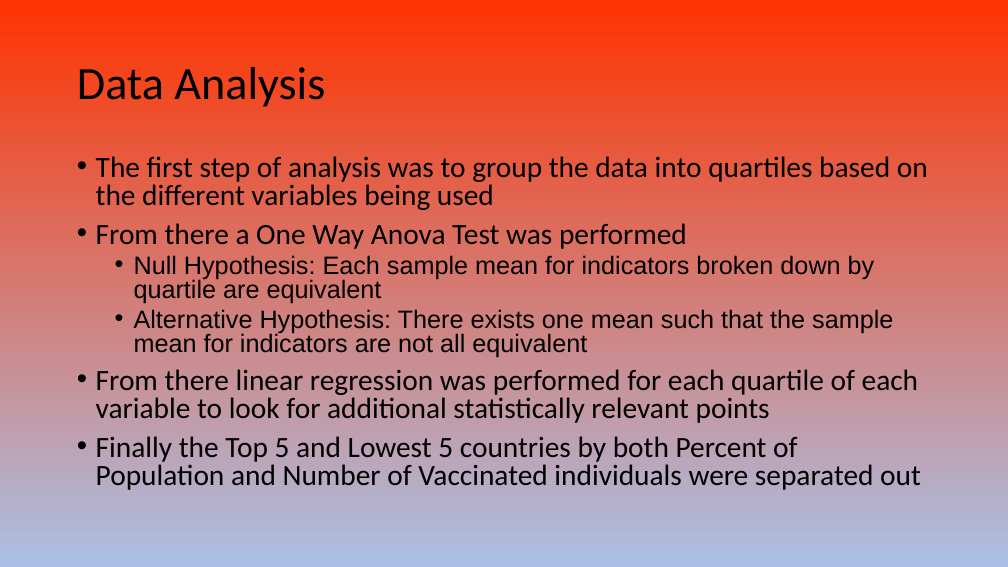
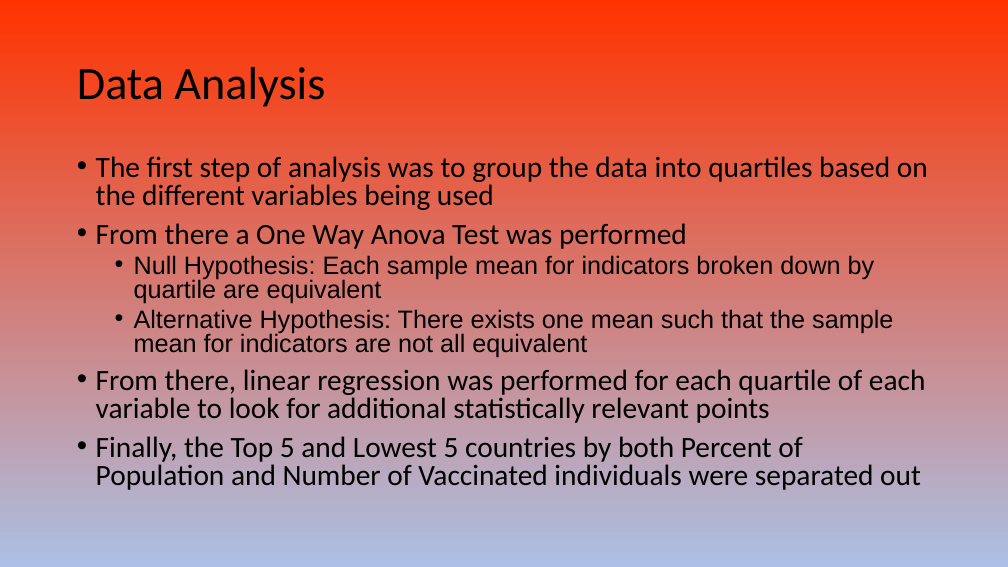
Before and after one commit to AJB-hub/Covid19_Vaccination_Progress, a slide deck: slide 8 of Covid 19 Presentation.pptx. Drawn at 1008x567 pixels with LibreOffice and Linux fonts; fonts in the diff are those of the drawing. Boxes give left, top, right and bottom in pixels: in the first picture for what was removed or moved away, otherwise in the second. Text is boxed around its words. In the diff, an @@ line names an element or a change of style, - is before the commit and + after.

```diff
--- a/Covid 19 Presentation.pptx
+++ b/Covid 19 Presentation.pptx
@@ text at bbox=[96, 369, 926, 490]: text changed @@
-• From there linear regression was performed for each quartile of each variable to look for additional statistically relevant points
-• Finally the Top 5 and Lowest 5 countries by both Percent of Population and Number of Vaccinated individuals were separated out
+• From there, linear regression was performed for each quartile of each variable to look for additional statistically relevant points
+• Finally, the Top 5 and Lowest 5 countries by both Percent of Population and Number of Vaccinated individuals were separated out
```
Also in this commit, not shown: 2 other slides changed, 2 other files.
